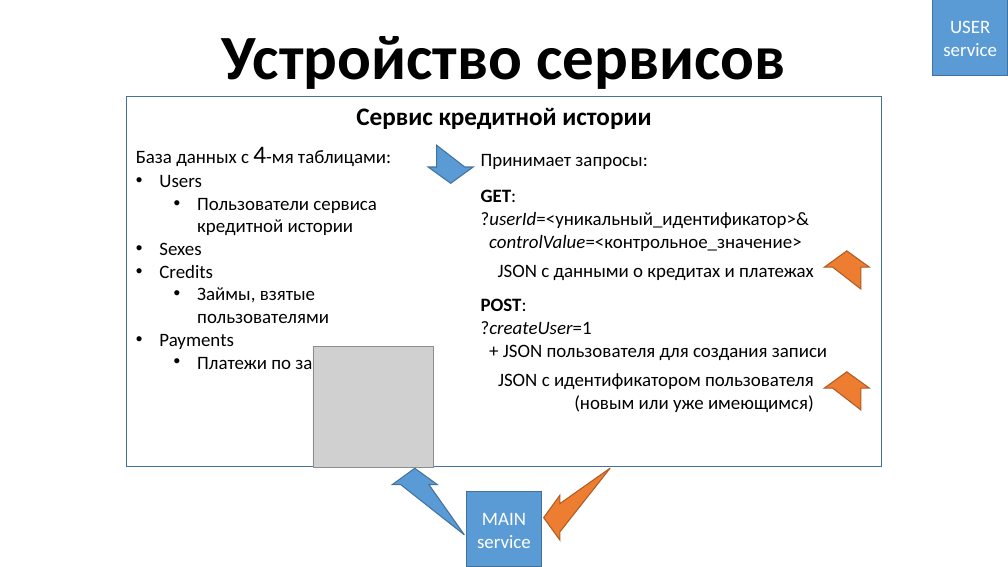
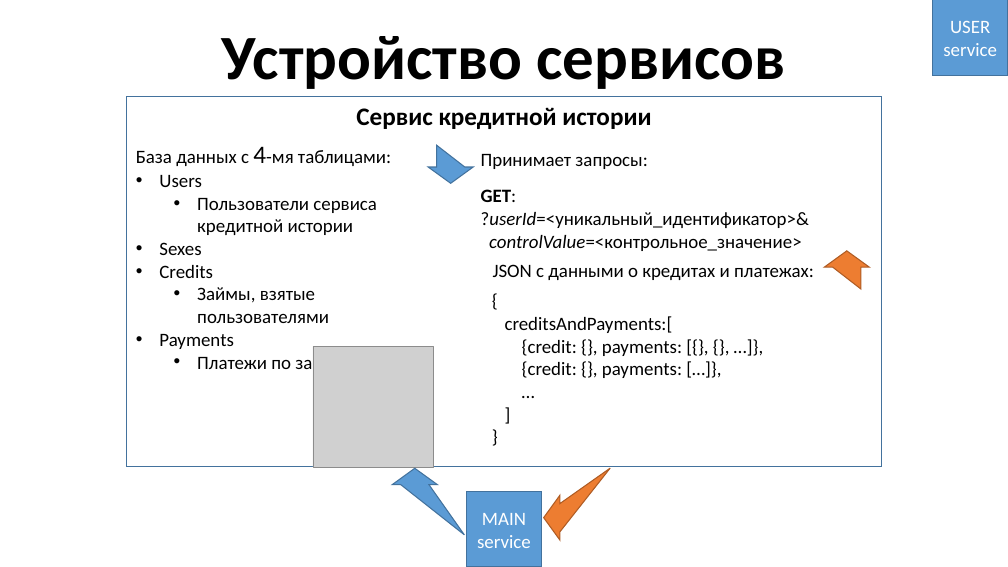
Before and after one commit to YoungTeurus/CreditAndUserServices, a slide deck: slide 12 of docs/Java 3 - presentation.pptx. Drawn at 1008x567 pixels with LibreOffice and Linux fonts; fonts in the diff are those of the drawing; grey boxes stand for pictures. Boxes give left, top, right and bottom in pixels: in the first picture for what was removed or moved away, otherwise in the second. Text is boxed around its words. In the diff, an @@ line names an element or a change of style, - is before the commit and + after.

Commit message:
ADD - Добавления по презентации (всё устройство сервлетов и работа с данными)

```diff
--- a/docs/Java 3 - presentation.pptx
+++ b/docs/Java 3 - presentation.pptx
@@ text at [493,264,814,280]: text changed @@
-JSON с данными о кредитах и платежах
+JSON с данными о кредитах и платежах:
@@ text removed at [481,298,827,360] @@
-POST:
-?createUser=1
-+ JSON пользователя для создания записи
@@ text added at [505,316,682,378], 18 pt, text #000000 @@
+{
+creditsAndPayments:[
+{credit: {}, payments: [{}, {}, …]},
+{credit: {}, payments: […]},
+…
+]
+}
@@ text removed at [498,373,814,412] @@
-JSON с идентификатором пользователя
-(новым или уже имеющимся)
@@ freeform shape removed at [824,372,870,410] @@
```
Also in this commit, not shown: 4 slides added, 1 other file.
